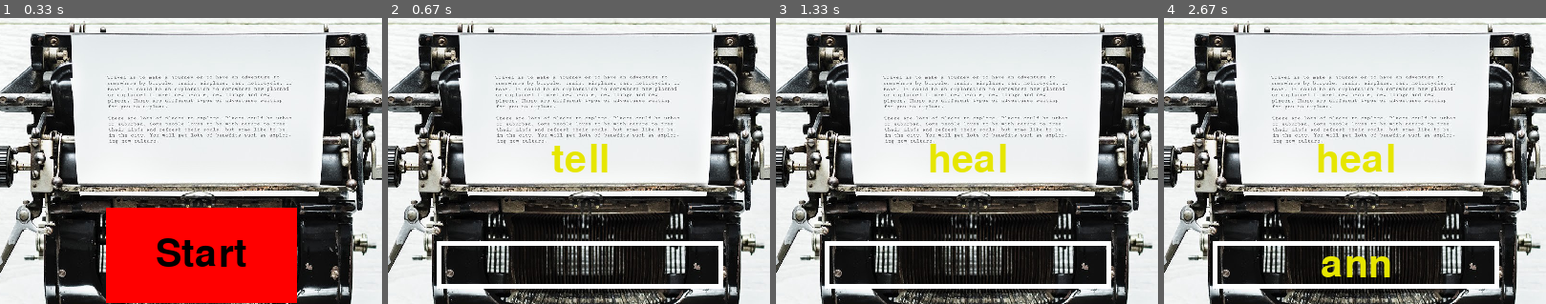
Above: before the commit, frames 1-4 (left to right).
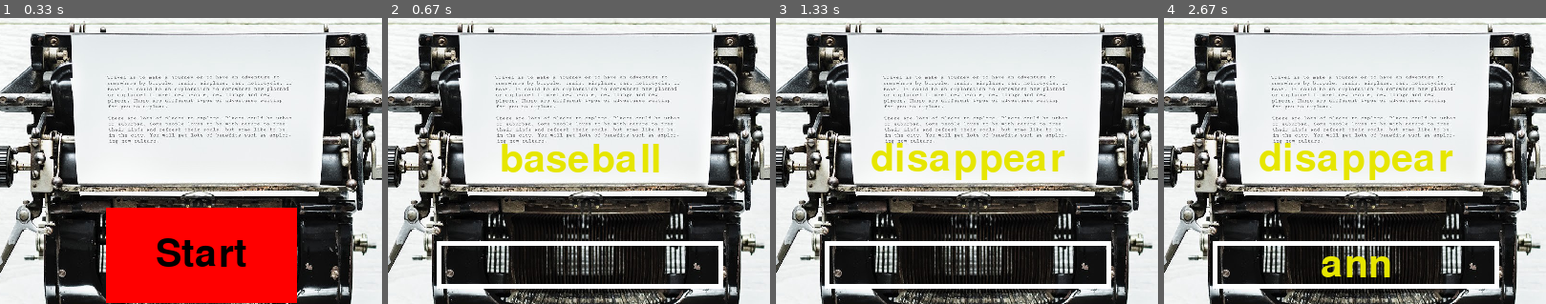
Above: after the commit, the same moments.

Repository: razvanmatisan/Pygame-Typing-Speed-Test
Game: pygame game, started from typing-speed-test.py
Same seed, same stepped clock (60 frames per second), same inputs: the game is played once before the commit and once after it.
Inputs (mouse positions are % of the whole screen's width and height, from its top left):
- Up to frame 1 (0.33 s): no input
- Up to frame 2 (0.67 s): click (50, 50) at 0.38 s
- Up to frame 3 (1.33 s): click (50, 56) at 0.72 s; tap Enter at 1 s
- Up to frame 4 (2.67 s): type "ann" at 2.33 s
The pictures show only the part of the screen within x 25-75%, y 11-61%; the shares and areas given below are measured in that part.

Frame 1 is identical in both runs. In frame 2, 2.2% of the frame differs, in the area x 29-71%, y 44-54%; in frame 3, 2.6%, in the area x 25-76%, y 43-57%; in frame 4, 2.6%.

Commit message:
typing-speed-test.py

Diff:
--- a/typing-speed-test.py
+++ b/typing-speed-test.py
@@ -24,7 +24,7 @@
 
         if self.text != '':
             font = pygame.font.SysFont('comicsans', 60)
-            text = font.render(self.text, 1, (0, 0, 0))
+            text = font.render(self.text, 1, BLACK)
             window.blit(text, (self.x + (self.width / 2 - text.get_width() / 2), self.y + (self.height / 2 - text.get_height() / 2)))
 
     # checks if mouse cursor is inside the rectangle
@@ -53,22 +53,19 @@
 
         pygame.display.set_caption('Typing Speed Test')
 
-        pygame.time.Clock().tick(60)
-
     # returns a random word from 'words.txt'
     def random_words(self):
         fin = open('words.txt').read()
         words = fin.split('\n')
-        random_word = random.choice(words)
-        return random_word
+        return random.choice(words)
 
     def run(self):
         while self.running:
             self.reset_game()
-            self.first_page()
+            self.title_screen()
 
     # creates title screen
-    def first_page(self):
+    def title_screen(self):
         self.window.blit(self.background, (0, 0))
 
         # creates the start button
@@ -101,7 +98,7 @@
         active = False
         start_game = False
         end_game = False
-        actual_word = ''
+        actual_word = '' # the current word written by user
 
         while running:
             self.window.blit(self.background, (0, 0))
@@ -115,20 +112,23 @@
                 enabled = False
             self.draw_text(YELLOW, random_word, (400, 215), 60)
 
-            # draws rectangle and the user word inside of it
+            # draws the typing border and the written word inside of it
             pygame.draw.rect(self.window, WHITE, (250, 300, 300, 50), 5)
             self.draw_text(YELLOW, actual_word, (400, 325), 60)
 
-            ## starts game when the user clicks inside the rectangle
+            # the clock starts to countdown when the user clicks inside the typing border
             if start_game:
                 clock = pygame.time.Clock()
                 self.draw_text(YELLOW, "Time: " + str(int(start)), (400, 50), 60)
                 start -= dt
-                #Aici trebuie sa incluzi rezultatele
+                # game stops when the time is up
                 if start <= 0:
                     start = 0
                     if end_game:
-                        self.print_results() # Se afiseaza acuratetea, viteza (High_score-ul se va afisa mereu, tu doar tb sa l actualizezi aici)
+                        # printing the results
+                        self.print_results()
+
+                        # create the "Try Again" button
                         try_again_button = button(RED, 400, 475, 300, 100, "Try Again")
                         try_again_button.draw(self.window, BLACK)
 
@@ -138,6 +138,7 @@
                                 self.running = False
                                 pygame.quit()
                                 quit()
+                            # reset the game if the "Try Again" button is pressed
                             if event.type == pygame.MOUSEBUTTONDOWN:
                                 if try_again_button.isOver(pos):
                                     running = False
@@ -145,27 +146,27 @@
 
             if start == 0:
                 end_game = True
-                #self.user_words.append(actual_word)
-                #actual_word = ''
-
+
+            # user can write words until the time is up
             if not end_game:
                 pos = pygame.mouse.get_pos()
                 events = pygame.event.get()
 
                 for event in events:
-                    #Butonul de inchidere
                     if event.type == pygame.QUIT:
                         running = False
                         pygame.quit()
                         quit()
-                    #Apasare de mouse (daca se apasa pe chenar, se afiseaza countdown-ul)
+
                     if event.type == pygame.MOUSEBUTTONDOWN:
                         if pos[0] > 250 and pos[0] < 250 + 300 and pos[1] > 300 and pos[1] < 300 + 50:
-                            active = True
-                            start_game = True
+                            active = True # allows the user to write words
+                            start_game = True # starts the game when the user clicks inside the typing border
 
                     if event.type == pygame.KEYDOWN:
                         if active:
+                            # the written word is saved and another word is generated
+                            # when the ENTER key is pressed
                             if event.key == pygame.K_RETURN:
                                 enabled = True
                                 self.user_words.append(actual_word)
@@ -177,19 +178,17 @@
                                 actual_word += event.unicode
             pygame.display.update()
 
-    # Metoda care afiseaza in joc rezultatele
-    # Aici se vor calcula viteza si acuratetea
-    # Am adaugat si o variabila in __init__ numita high_score
-    # (o poti folosi ca numar de cuvinte scrise perfect --> va ramane salvata cat timp se da reset la joc)
+
     def print_results(self):
-        count = 0 # nr de litere corecte de la user
-        completely_correct = 0 #nr de cuvinte complet corecte
-        total_len = 0 # nr total de litere din input
+        count = 0 # counts correct characters written by user
+        completely_correct = 0 # counts completely correct written words
+        total_len = 0 # counts the total characters of the generated words
 
         index = 0
         for word in self.user_words:
             len_word = len(word)
             len_input_word = len(self.input_words[index])
+
             if len_word <= len_input_word:
                 if word == self.input_words[index]:
                     completely_correct += 1
@@ -199,38 +198,38 @@
             else:
                 extra = len_word - len_input_word
                 count -= extra
-            print(self.user_words)
-            print(word)
+
             total_len += len_input_word
             index += 1
 
+        # calculate the accuracy
         if total_len == 0:
             accuracy = 0
         else:
             accuracy = count / total_len * 100
         self.accuracy = accuracy
 
+        # update the highscore
         if completely_correct > self.high_score:
             self.high_score = completely_correct
 
+        # calculate the speed
         speed = 0
         for word in self.user_words:
             if word:
                 speed += 1
         self.speed = speed
 
+        # draw the results
         self.draw_text(RED, "Speed: " + str(int(self.speed)) + " WPM", (400, 100), 50)
         self.draw_text(RED, "Accuracy: " + str(int(self.accuracy)) + "%", (400, 150), 50)
 
-
-    # Se afiseaza pe ecran un anumit mesaj
     def draw_text(self, color, message, position, dim):
         font = pygame.font.SysFont('comicsans', dim)
         text = font.render(message, 1, color)
         text_rect = text.get_rect(center = position)
         self.window.blit(text, text_rect)
 
-
     def reset_game(self):
         self.input_words = []
         self.user_words = []
